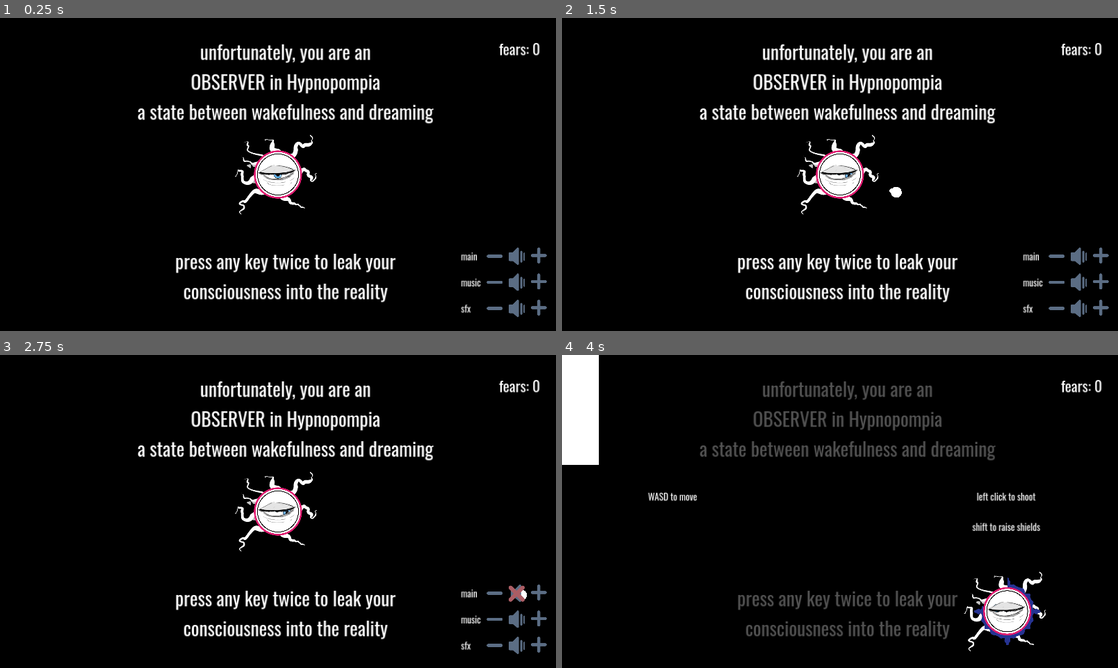
Above: before the commit, frames 1-4 (two rows, left to right).
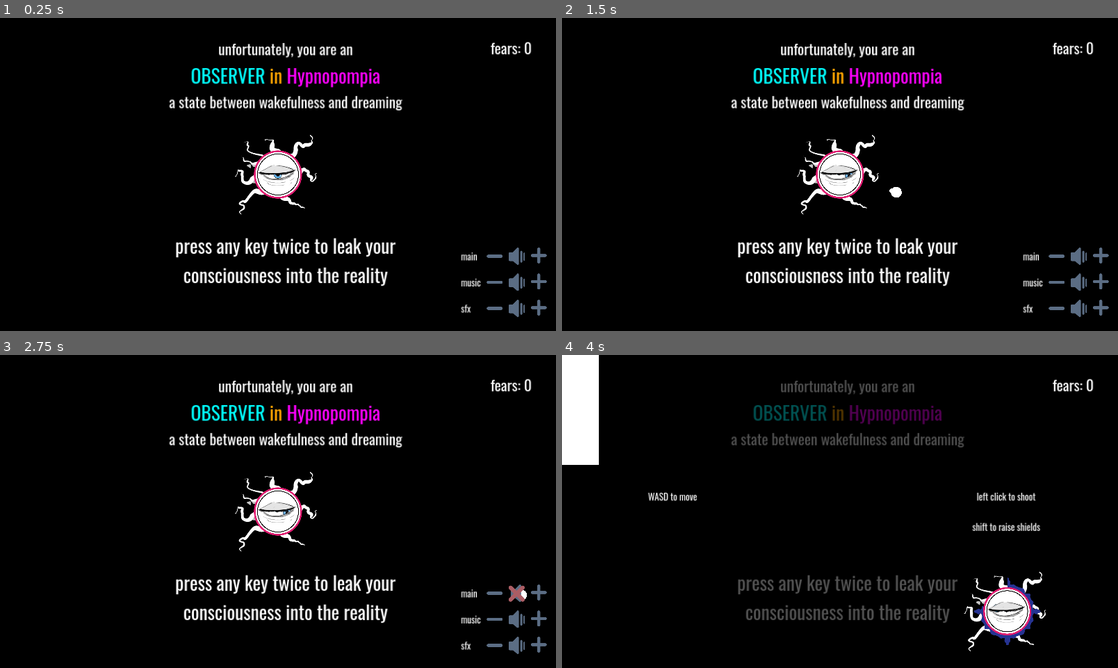
Above: after the commit, the same moments.

Repository: EakyRtk/Hypnopompic-Observer
Game: Godot game, scene res://game_manager.tscn
Same seed, same stepped clock (60 frames per second), same inputs: the game is played once before the commit and once after it.
Inputs (mouse positions are in pixels of both pictures, inside the frame that each line leads up to):
- Up to frame 1 (0.25 s): no input
- Up to frame 2 (1.5 s): click (1056, 255) at 0.5 s; click (1101, 255) at 1.25 s
- Up to frame 3 (2.75 s): click (517, 592) at 2 s
- Up to frame 4 (4 s): tap Enter at 2.75, 3.5 s; move the mouse to (962, 495) at 2.77 s; hold Right (right) 2.78-3.53 s; hold Shift (dashnshield) 2.78-3.53 s; click (962, 495) at 2.92 s; move the mouse to (728, 527) at 3.52 s; hold S (down) from 3.53 s (still down); tap Shift (dashnshield) at 3.6 s

The runs differ from the first frame. In frame 1, 9.0% of the frame differs, in the area x 24-98%, y 7-91%; in frame 2, 9.0%; in frame 3, 9.0%; in frame 4, 7.0%.

Commit message:
god its finished

Diff:
--- a/Observer in Hypnopompia/game_manager.tscn
+++ b/Observer in Hypnopompia/game_manager.tscn
@@ -1346,7 +1346,7 @@
 grow_horizontal = 2
 theme = ExtResource("2_tq83m")
 theme_override_font_sizes/font_size = 42
-text = "let your delusions aside for now
+text = "put your hallucinations aside for now
 you are in safe place, keep resting"
 horizontal_alignment = 1
 
@@ -1435,10 +1435,10 @@
 anchors_preset = 1
 anchor_left = 1.0
 anchor_right = 1.0
-offset_left = 1756.0
-offset_top = 64.0
-offset_right = 1866.0
-offset_bottom = 143.0
+offset_left = 1727.0
+offset_top = 61.0
+offset_right = 1837.0
+offset_bottom = 140.0
 grow_horizontal = 0
 theme_override_fonts/font = ExtResource("2_gocqg")
 theme_override_font_sizes/font_size = 52
@@ -1481,7 +1481,7 @@
 shift to raise shields"
 horizontal_alignment = 1
 
-[node name="starttext" type="Label" parent="CanvasLayer/GUI"]
+[node name="starttext" type="RichTextLabel" parent="CanvasLayer/GUI"]
 layout_mode = 1
 anchors_preset = 5
 anchor_left = 0.5
@@ -1491,16 +1491,19 @@
 offset_right = 661.0
 offset_bottom = 941.0
 grow_horizontal = 2
-text = "unfortunately, you are an
-OBSERVER in Hypnopompia
-a state between wakefulness and dreaming
+bbcode_enabled = true
+text = "[center][font_size=52]unfortunately, you are an[/font_size]
+[color=cyan]OBSERVER[/color] [color=orange]in[/color] [color=magenta]Hypnopompia[/color]
+[font_size=52]a state between wakefulness and dreaming[/font_size]
 
 
 
 
 press any key twice to leak your
-consciousness into the reality"
-horizontal_alignment = 1
+consciousness into the reality
+[/center]"
+fit_content = true
+scroll_active = false
 
 [node name="SoundOptions" type="VBoxContainer" parent="CanvasLayer/GUI"]
 layout_mode = 1
